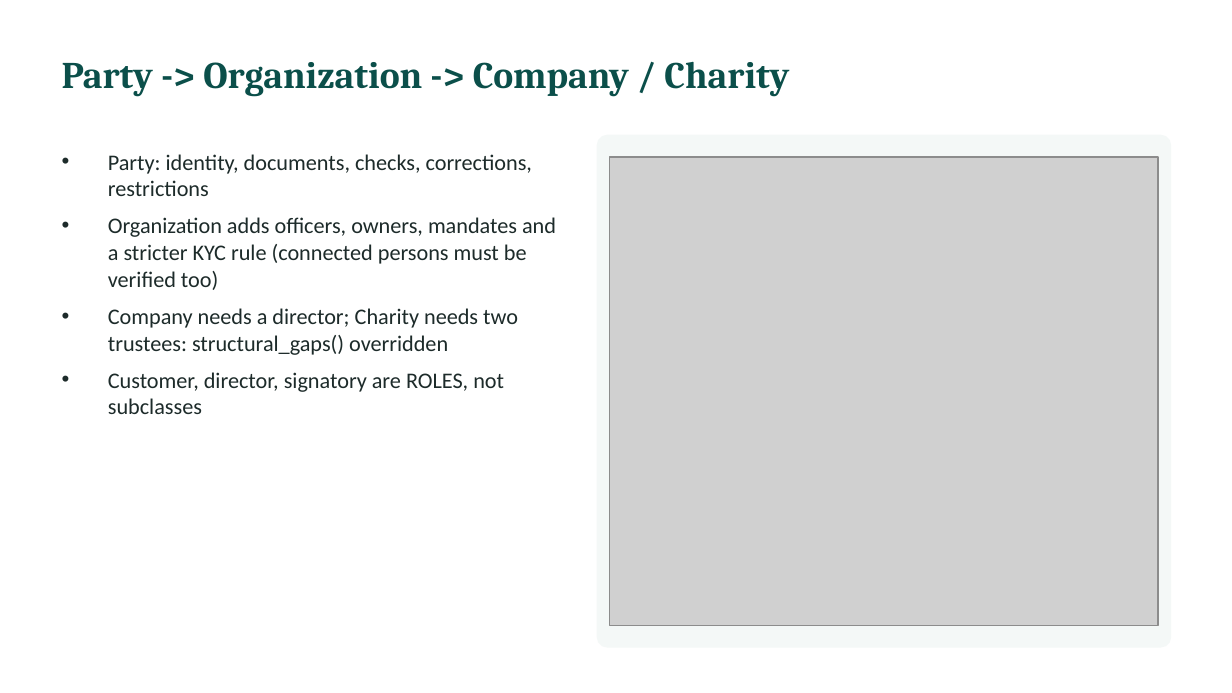
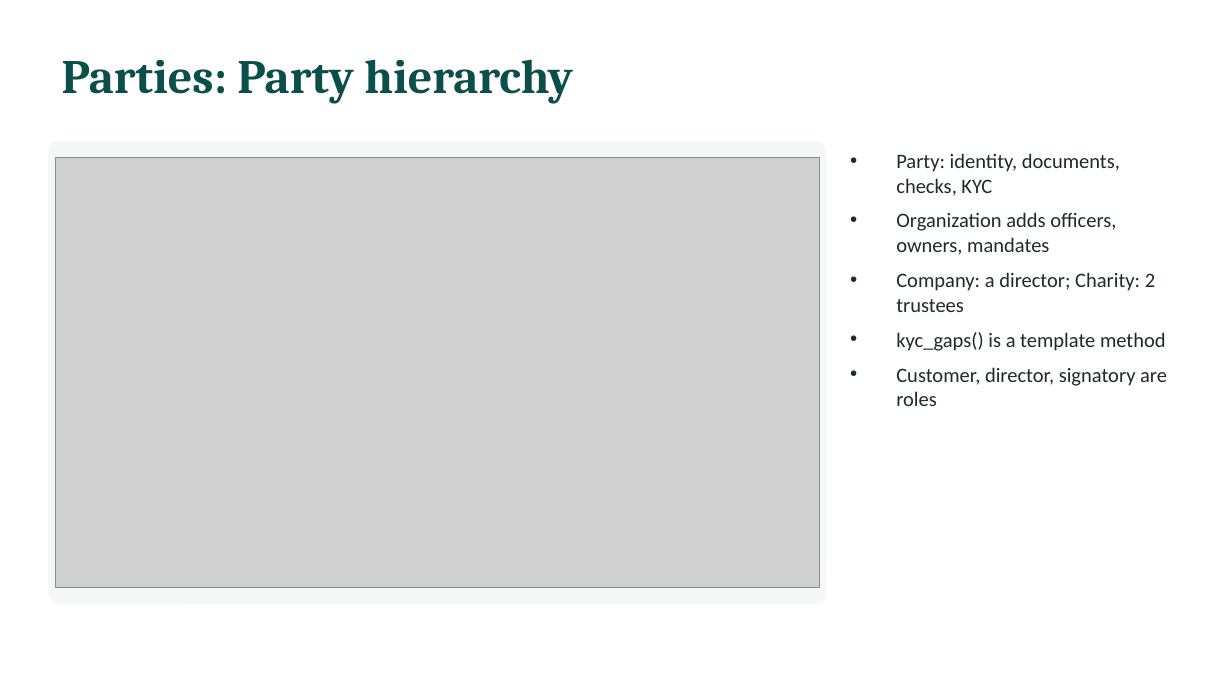
Before and after one commit to l255668-hash/commercial-banking, a slide deck: slide 8 of docs/Viva_Presentation.pptx (slide 4 before the commit). Drawn at 1232x693 pixels with LibreOffice and Linux fonts; fonts in the diff are those of the drawing; grey boxes stand for pictures. Boxes give left, top, right and bottom in pixels: in the first picture for what was removed or moved away, otherwise in the second. Text is boxed around its words. In the diff, an @@ line names an element or a change of style, - is before the commit and + after.

```diff
--- a/docs/Viva_Presentation.pptx
+++ b/docs/Viva_Presentation.pptx
@@ text at box(62, 59, 573, 103): text changed; size 22 to 28 pt @@
-Party -> Organization -> Company / Charity
+Parties: Party hierarchy
@@ rounded rectangle: place and size @@
-rounded rectangle at box(598, 136, 1170, 647)
+rounded rectangle at box(49, 142, 825, 604)
@@ rounded rectangle at box(49, 142, 825, 604): proportions changed @@
@@ picture added at box(55, 158, 819, 588) @@
@@ picture removed at box(610, 156, 1158, 625) @@
@@ text at box(896, 153, 1167, 406): text changed; size 13 to 12 pt @@
-• Party: identity, documents, checks, corrections, restrictions
-• Organization adds officers, owners, mandates and a stricter KYC rule (connected persons must be verified too)
-• Company needs a director; Charity needs two trustees: structural_gaps() overridden
-• Customer, director, signatory are ROLES, not subclasses
+• Party: identity, documents, checks, KYC
+• Organization adds officers, owners, mandates
+• Company: a director; Charity: 2 trustees
+• kyc_gaps() is a template method
+• Customer, director, signatory are roles
```
Also in this commit, not shown: 2 other slides changed, 8 slides added, 3 slides removed, 6 other files.
